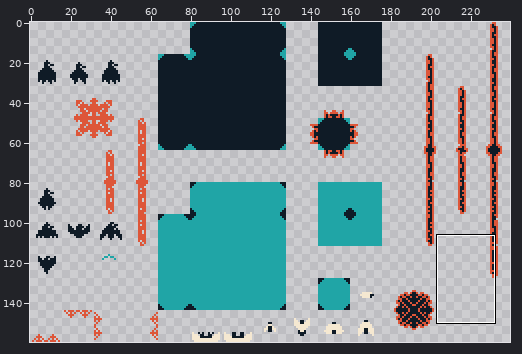
Two versions of one sprite sheet, assets/SpriteSet4.png. The first picture is a wide view before the edit; the outline marks the close-up.
Close-up. Before the edit:
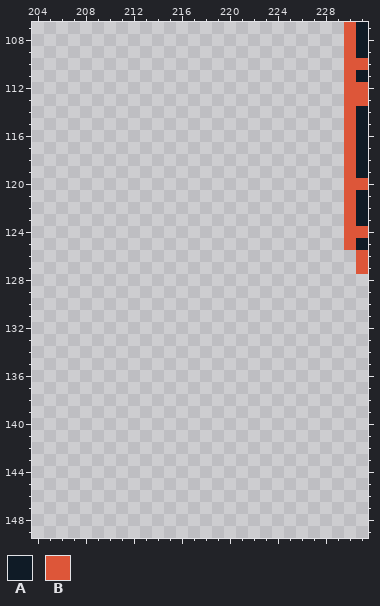
The file is 240x160 pixels. Shown: x 204..231, y 107..149. The commit also changed other parts of the picture, which this record leaves out.
Palette (. is transparent): A #0f1b26  B #dd5639
Pixels before, first column x 230:
107 BA
108 BA
109 BA
110 BB
111 BA
112 BB
113 BB
114 BA
115 BA
116 BA
117 BA
118 BA
119 BA
120 BB
121 BA
122 BA
123 BA
124 BB
125 BA
126 .B
127 .B
Once edited:
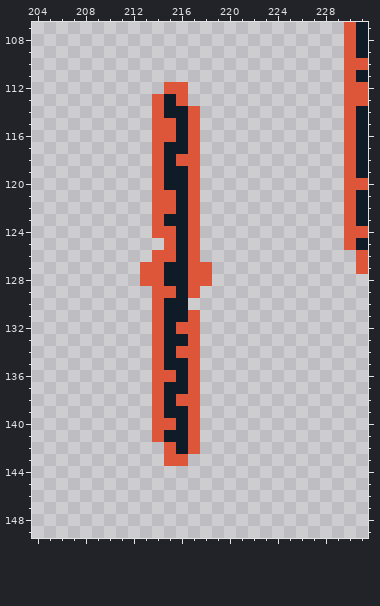
The exact change:
Changed rows in their new state; - is an unchanged pixel.
first column x 213:
112 --BB--
113 -BAB--
114 -BAAB-
115 -BBAB-
116 -BBAB-
117 -BAAB-
118 -BABB-
119 -BAAB-
120 -BAAB-
121 -BBAB-
122 -BBAB-
123 -BAAB-
124 -BBAB-
125 --BAB-
126 -BBAB-
127 BBAABB
128 BBAABB
129 -BBAB-
130 -BAA--
131 -BAAB-
132 -BABB-
133 -BAAB-
134 -BABB-
135 -BAAB-
136 -BBAB-
137 -BAAB-
138 -BABB-
139 -BAAB-
140 -BBAB-
141 -BAAB-
142 --BAB-
143 --BB--
Changed places in both close-ups, as pixel boxes (x1, y1, x2, y2):
added: (140, 82, 212, 466)
